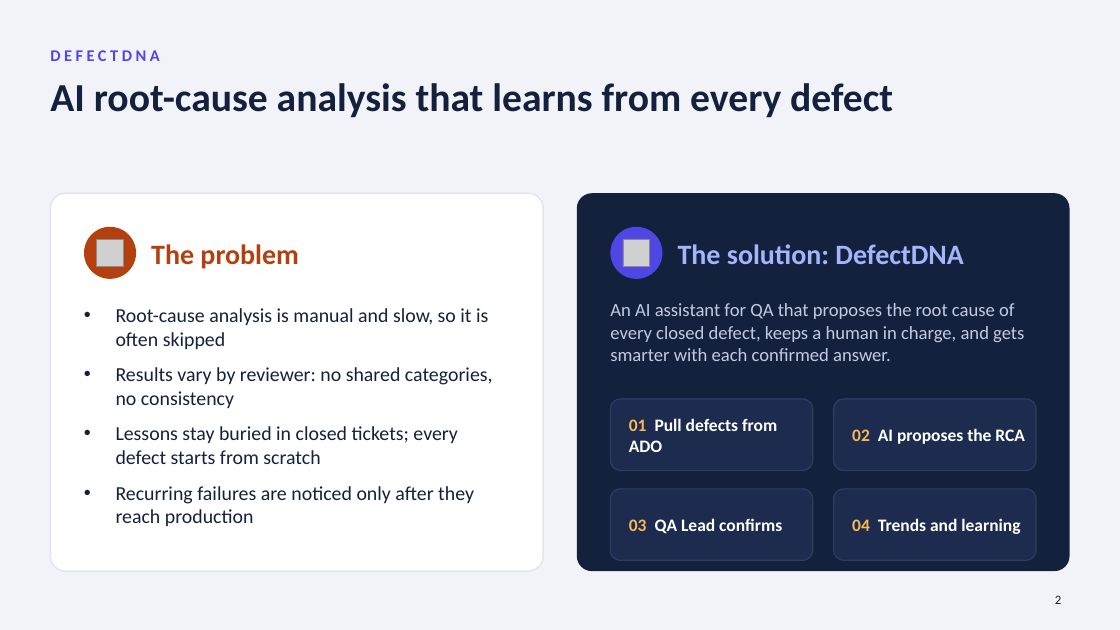
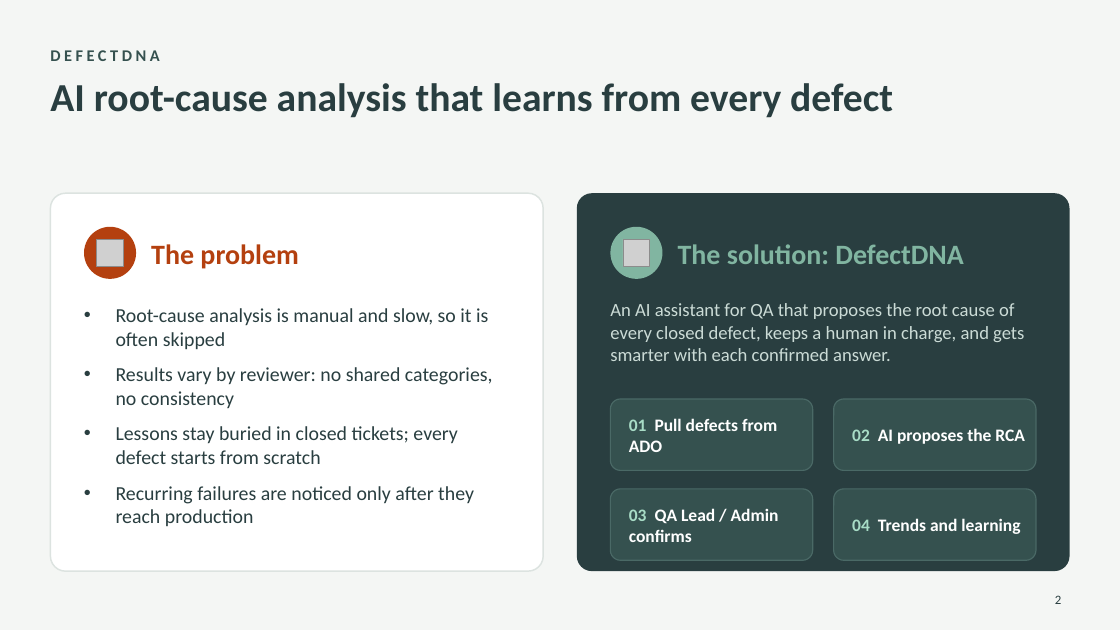
Before and after one commit to vrsaritli/DefectDNA, a slide deck: slide 2 of docs/presentations/DefectDNA-leadership-demo.pptx. Drawn at 1120x630 pixels with LibreOffice and Linux fonts; fonts in the diff are those of the drawing; grey boxes stand for pictures. Boxes give left, top, right and bottom in pixels: in the first picture for what was removed or moved away, otherwise in the second. Text is boxed around its words. In the diff, an @@ line names an element or a change of style, - is before the commit and + after.

```diff
--- a/docs/presentations/DefectDNA-leadership-demo.pptx
+++ b/docs/presentations/DefectDNA-leadership-demo.pptx
@@ background #F1F3F8 to #F4F6F4 @@
@@ text "DEFECTDNA" at [50, 50, 159, 61]: text colour #4F46E5 to #35514F @@
@@ rounded rectangle at [50, 193, 544, 571]: outline #E1E5EE 1.25 pt to #DCE3E0 1.25 pt @@
@@ rounded rectangle at [577, 193, 1070, 571]: fill #14213D to #293E40 @@
@@ ellipse at [611, 227, 663, 279]: fill #4F46E5 to #81B5A1 @@
@@ text "The solution: DefectDNA" at [678, 244, 963, 264]: text colour #A5B4FC to #81B5A1 @@
@@ text "An AI assistant for QA ..." at [610, 303, 1024, 361]: text colour #C3CAE0 to #CBDBD6 @@
@@ text "01 Pull defects from ADO" at [629, 418, 777, 452]: text colour #F7B955 to #A8DCC6 in "01" @@
@@ text "02 AI proposes the RCA" at [852, 428, 1025, 444]: text colour #F7B955 to #A8DCC6 in "02" @@
@@ text at [629, 508, 779, 542]: text changed @@
-03 QA Lead confirms
+03 QA Lead / Admin confirms
@@ fill #1D2B4F to #35514F; outline #2E3D68 1 pt to #4A6966 1 pt in 4 elements at [611, 399, 813, 471], [833, 399, 1036, 471], [611, 489, 813, 560], [833, 489, 1036, 560] @@
@@ text "04 Trends and learning" at [852, 518, 1020, 534]: text colour #F7B955 to #A8DCC6 in "04" @@
@@ text colour #14213D to #293E40 in 3 elements at [50, 83, 893, 118], [116, 308, 493, 526], [1055, 595, 1061, 604] @@
```
Also in this commit, not shown: 2 other slides changed, 5 other files.
